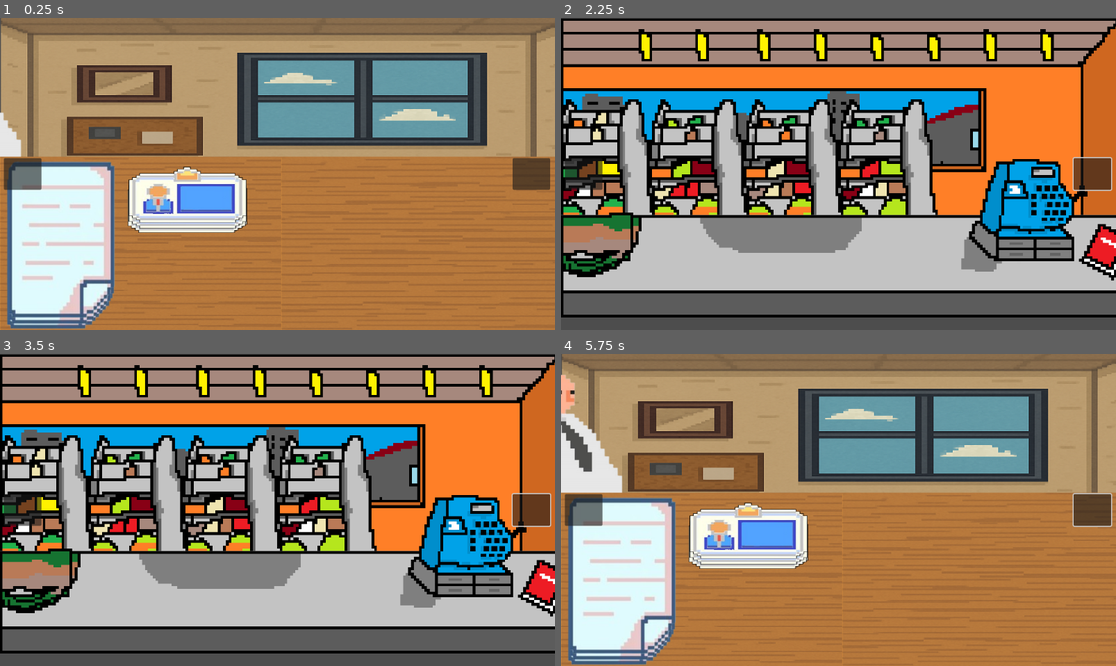
Above: before the commit, frames 1-4 (two rows, left to right).
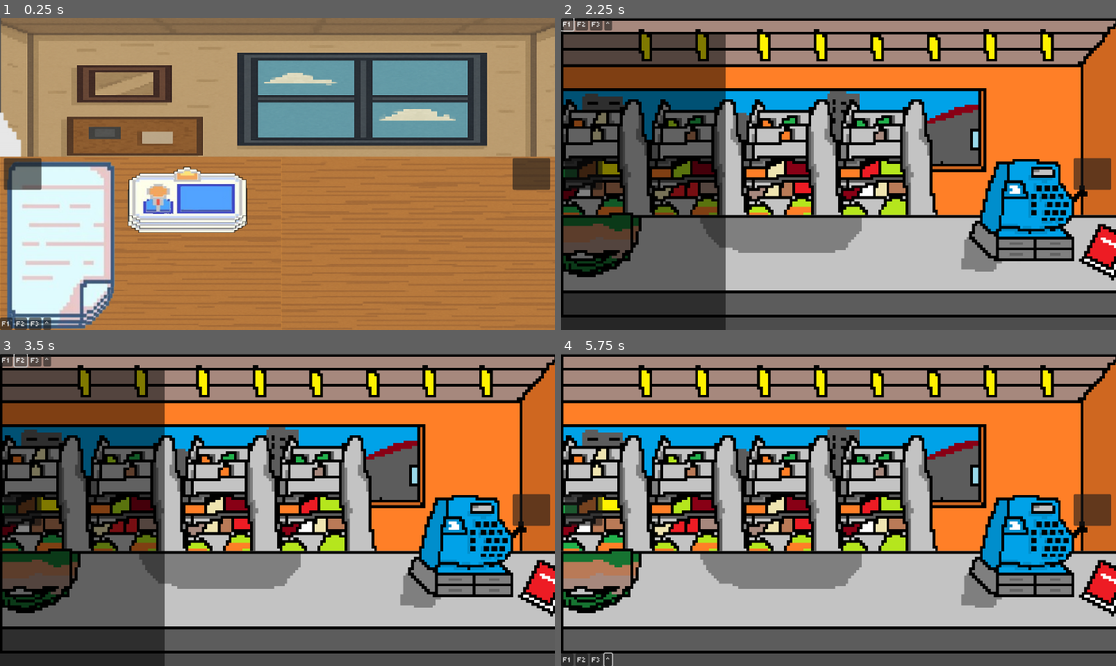
Above: after the commit, the same moments.

Repository: szsolt0/SzakGyak
Game: Godot game, scene res://scenes/game/Game.tscn
Same seed, same stepped clock (60 frames per second), same inputs: the game is played once before the commit and once after it. This scene is started directly instead of the project's main scene.
Inputs (mouse positions are in pixels of both pictures, inside the frame that each line leads up to):
- Up to frame 1 (0.25 s): no input
- Up to frame 2 (2.25 s): click (583, 174) at 0.5 s; click (1093, 174) at 1.25 s; click (566, 323) at 2 s, where only the run after the commit has a clickable "F1"
- Up to frame 3 (3.5 s): click (22, 360) at 2.75 s, where only the run after the commit has a clickable "F2"
- Up to frame 4 (5.75 s): click (594, 360) at 3.5 s, where only the run after the commit has a clickable "F3"; click (610, 360) at 4.25 s, where only the run after the commit has a clickable "^"; tap Enter at 5 s; move the mouse to (960, 494) at 5.02 s; hold Up (ui_up_down, bound only after the commit) from 5.03 s (still down); hold Shift from 5.03 s (still down); click (960, 494) at 5.17 s

The runs differ from the first frame. In frame 1, 0.3% of the frame differs, in the area x 0-10%, y 95-100%; in frame 2, 23%; in frame 3, 23%; in frame 4, 96%, in the area x 0-100%, y 0-100%.

Commit message:
fájl nevek további javításai prototípus hozzáadása a weboldalhoz

Diff:
--- a/project.godot
+++ b/project.godot
@@ -23,3 +23,27 @@
 [editor_plugins]
 
 enabled=PackedStringArray("res://addons/gut/plugin.cfg")
+
+[input]
+
+ui_up_down={
+"deadzone": 0.2,
+"events": [Object(InputEventKey,"resource_local_to_scene":false,"resource_name":"","device":0,"window_id":0,"alt_pressed":false,"shift_pressed":false,"ctrl_pressed":false,"meta_pressed":false,"pressed":false,"keycode":0,"physical_keycode":4194320,"key_label":0,"unicode":0,"location":0,"echo":false,"script":null)
+, Object(InputEventKey,"resource_local_to_scene":false,"resource_name":"","device":0,"window_id":0,"alt_pressed":false,"shift_pressed":false,"ctrl_pressed":false,"meta_pressed":false,"pressed":false,"keycode":0,"physical_keycode":4194322,"key_label":0,"unicode":0,"location":0,"echo":false,"script":null)
+]
+}
+ui_f1={
+"deadzone": 0.2,
+"events": [Object(InputEventKey,"resource_local_to_scene":false,"resource_name":"","device":0,"window_id":0,"alt_pressed":false,"shift_pressed":false,"ctrl_pressed":false,"meta_pressed":false,"pressed":false,"keycode":0,"physical_keycode":4194332,"key_label":0,"unicode":0,"location":0,"echo":false,"script":null)
+]
+}
+ui_f2={
+"deadzone": 0.2,
+"events": [Object(InputEventKey,"resource_local_to_scene":false,"resource_name":"","device":0,"window_id":0,"alt_pressed":false,"shift_pressed":false,"ctrl_pressed":false,"meta_pressed":false,"pressed":false,"keycode":0,"physical_keycode":4194333,"key_label":0,"unicode":0,"location":0,"echo":false,"script":null)
+]
+}
+ui_f3={
+"deadzone": 0.2,
+"events": [Object(InputEventKey,"resource_local_to_scene":false,"resource_name":"","device":0,"window_id":0,"alt_pressed":false,"shift_pressed":false,"ctrl_pressed":false,"meta_pressed":false,"pressed":false,"keycode":0,"physical_keycode":4194334,"key_label":0,"unicode":0,"location":0,"echo":false,"script":null)
+]
+}
--- a/scenes/menu/main_menu.gd
+++ b/scenes/menu/main_menu.gd
@@ -8,6 +8,7 @@
 	$VBoxContainer/Quit.text = tr(&"BTN_QUIT")
 
 func _ready() -> void:
+	preload("res://assets/fonts/Tiny5-Regular.ttf")
 	if not GameSettings.get_content_warn_ack():
 		get_tree().change_scene_to_file("res://scenes/menu/warn_menu.tscn")
 		print("Warning loaded and displayed")
--- a/scenes/menu/save_select_menu.gd
+++ b/scenes/menu/save_select_menu.gd
@@ -19,7 +19,7 @@
 	# Új mentés gomb callback utólag törölhető, csak míg nincs kész teljesen a
 	# mentés funkció, új mentésre kattintva elindul a játék
 	NEW_SAVE_BTN.pressed.connect(func():
-		get_tree().change_scene_to_file("res://scenes/game/Game.tscn")
+		get_tree().change_scene_to_file("res://scenes/game/game.tscn")
 	)
 
 	for save in SaveManager.get_list_of_save_files():
--- a/scripts/game.gd
+++ b/scripts/game.gd
@@ -4,10 +4,13 @@
 const Player = preload("res://scripts/player.gd")
 const Family = preload("res://scripts/family.gd")
 
-var ui = load("res://scenes/ui/UI.tscn")
+# UI és HUD scene
+var ui = preload("res://scenes/ui/ui.tscn")
+var hud_scene = preload("res://scenes/menu/hud.tscn")
 
-# Aktuális scene
+# Példányok
 var current_scene: Node = null
+var hud_instance: CanvasLayer
 
 func _ready():
 	# Karakterek létrehozása
@@ -23,12 +26,14 @@
 	var vilen = Family.new("Vilen", 0)
 	print(vilen.get_description())
 
-	# UI betöltése és hozzáadása
+	# UI betöltése
 	var ui_scene = ui.instantiate()
 	add_child(ui_scene)
+	ui_scene.connect("scene_change_requested", Callable(self, "_change_scene"))
 
-	# Helyes signal kötés Godot 4.4.1-ben
-	ui_scene.connect("scene_change_requested", Callable(self, "_change_scene"))
+	# HUD betöltése
+	hud_instance = hud_scene.instantiate()
+	add_child(hud_instance)
 
 	# Kezdő scene: Office
 	_change_scene("res://scenes/office/office.tscn")
@@ -47,3 +52,18 @@
 		add_child(current_scene)
 	else:
 		push_error("Nem található a scene: %s" % path)
+
+
+# Input kezelés HUD-hoz
+func _input(event):
+	if event.is_action_pressed("ui_up_down"):
+		hud_instance._on_up_down_pressed()
+
+	if event.is_action_pressed("ui_f1"):
+		hud_instance._on_f_1_pressed()
+
+	if event.is_action_pressed("ui_f2"):
+		hud_instance._on_f_2_pressed()
+
+	if event.is_action_pressed("ui_f3"):
+		hud_instance._on_f_3_pressed()
Not shown, added: export_presets.cfg
